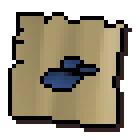
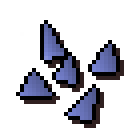
Two versions of the same layered image (w=140, h=140). Layer-by-layer changes:
hid "Layer 3" over [12, 36, 20, 40]
added layer "Layer 174" above "Layer 173" over [16, 20, 120, 124]
hid "Layer 171" over [24, 24, 112, 112]
showed "Layer 169" over [16, 20, 124, 128]
hid "Layer 26" over [8, 12, 132, 132]
